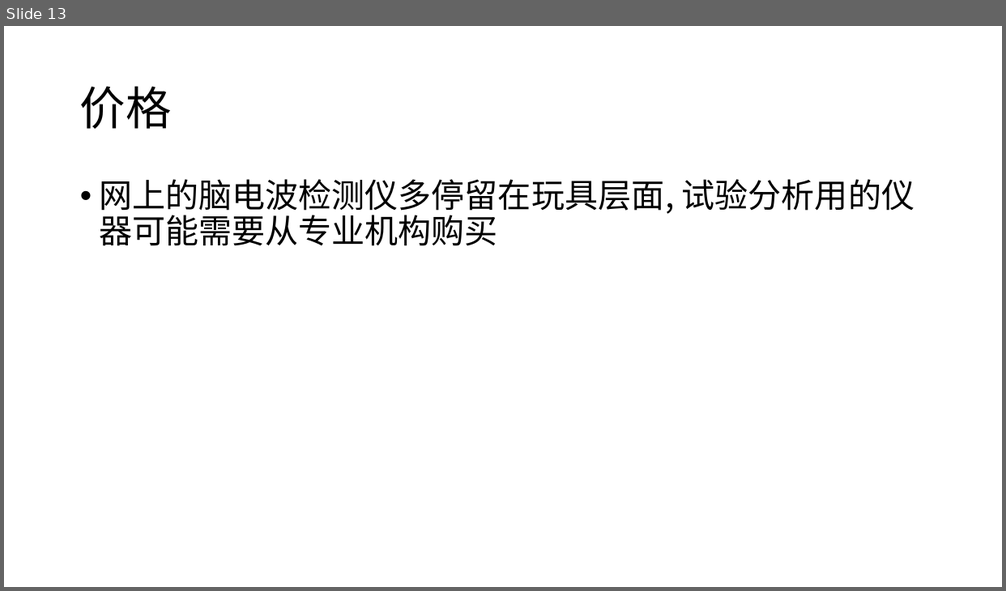
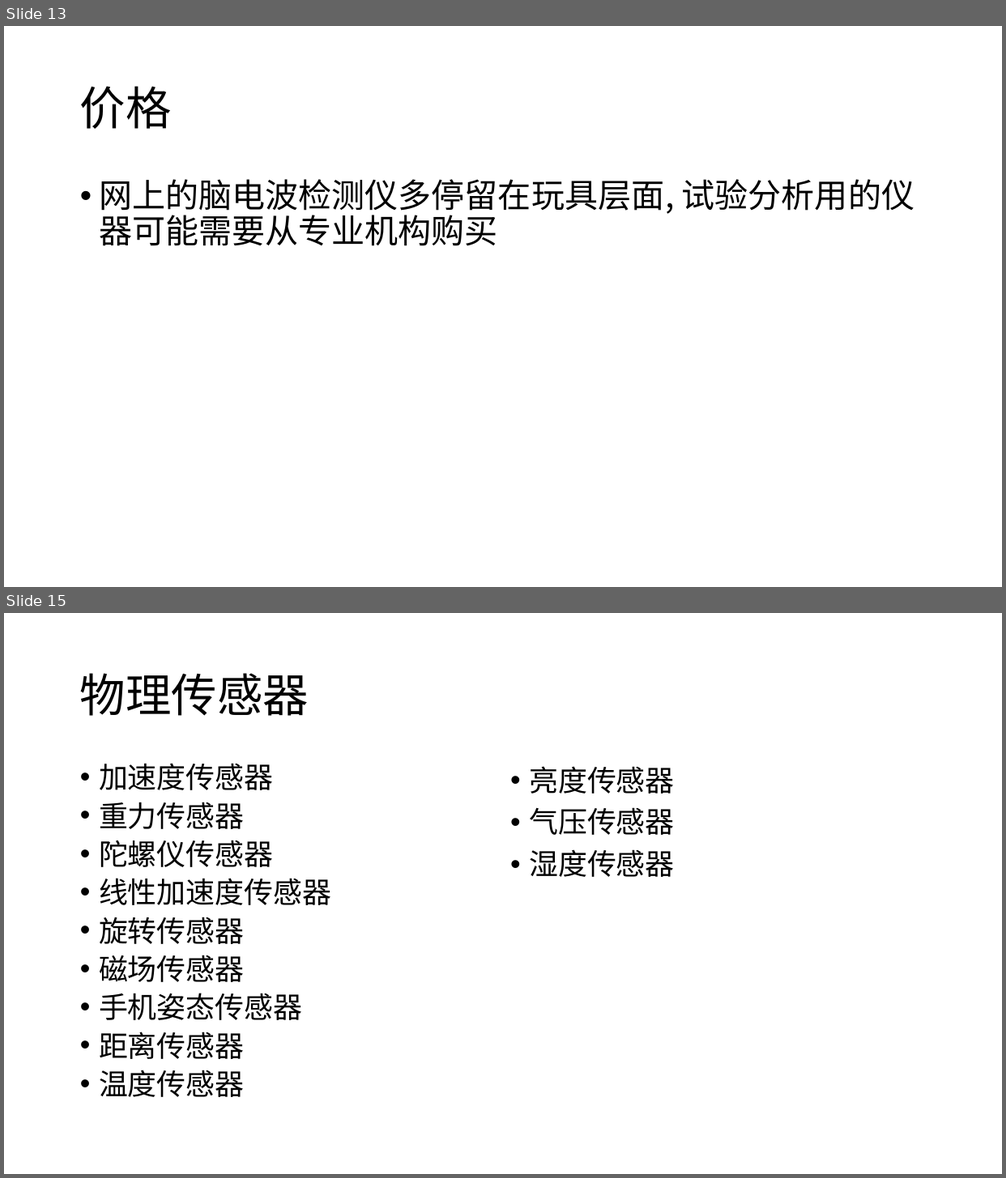
Before and after one commit to twesix/paper-notes, a slide deck: 201904/传感器报告.pptx. Shown one above the other, each under a label of ours: slide 13 before the commit, slides 13 and 15 after it; the slides between them are not shown. The pictures are 1006x591 and 1006x1178 pixels, drawn with LibreOffice and Linux fonts; fonts in the diff are those of the drawing. Boxes give left, top, right and bottom in pixels: in the first picture for what was removed or moved away, otherwise in the second. Text is boxed around its words. In the diff, an @@ line names an element or a change of style, - is before the commit and + after.

```diff
--- a/201904/传感器报告.pptx
+++ b/201904/传感器报告.pptx
@@ slide 15 added at <box>4,613,1002,1174</box>, background #FFFFFF @@
@@ title added at <box>80,673,309,716</box>, 44 pt, text #000000 @@
+物理传感器
@@ text added at <box>99,763,331,1097</box>, 28 pt, text #000000 @@
+• 加速度传感器
+• 重力传感器
+• 陀螺仪传感器
+• 线性加速度传感器
+• 旋转传感器
+• 磁场传感器
+• 手机姿态传感器
+• 距离传感器
+• 温度传感器
@@ text added at <box>529,766,674,877</box>, 28 pt, text #000000 @@
+• 亮度传感器
+• 气压传感器
+• 湿度传感器
```
Also in this commit, not shown: 1 slide changed, 3 other slides added, 1 other file.
